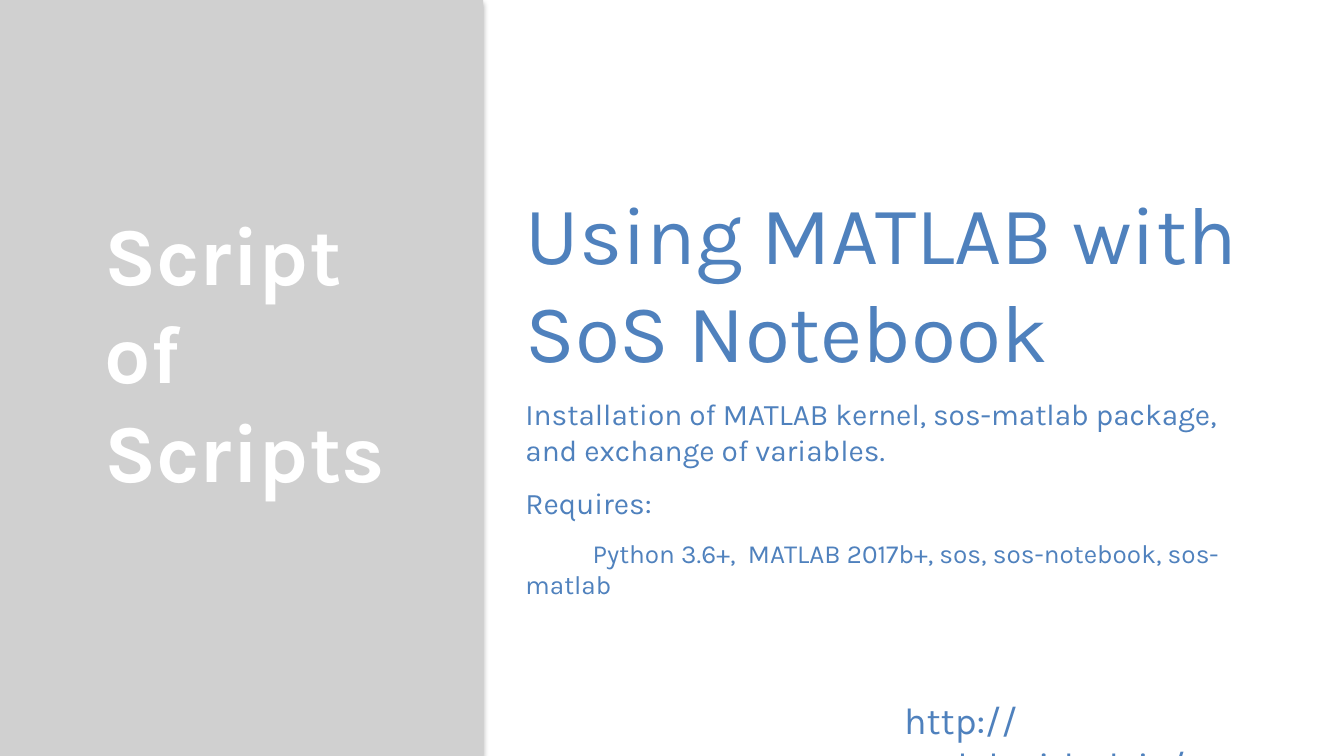
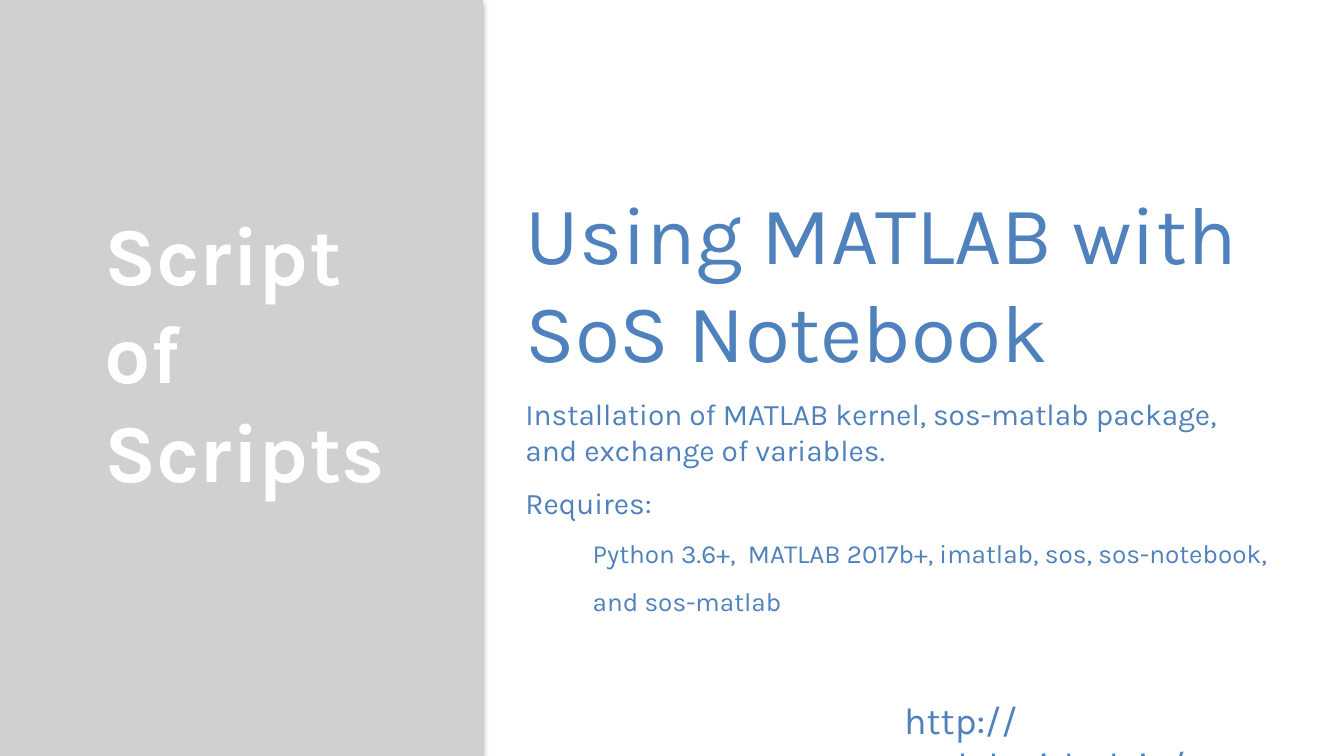
Before and after one commit to vatlab/sos-docs, a slide deck: slide 1 of src/videos/matlab_installation.pptx. Drawn at 1344x756 pixels with LibreOffice and Linux fonts; fonts in the diff are those of the drawing; grey boxes stand for pictures. Boxes give left, top, right and bottom in pixels: in the first picture for what was removed or moved away, otherwise in the second. Text is boxed around its words. In the diff, an @@ line names an element or a change of style, - is before the commit and + after.

Commit message:
Upload a video on the installation of MATLAB

```diff
--- a/src/videos/matlab_installation.pptx
+++ b/src/videos/matlab_installation.pptx
@@ text at <box>593,545,1267,612</box>: text changed @@
-Python 3.6+, MATLAB 2017b+, sos, sos-notebook, sos-matlab
+Python 3.6+, MATLAB 2017b+, imatlab, sos, sos-notebook,
+and sos-matlab
```
Also in this commit, not shown: 2 other files.
